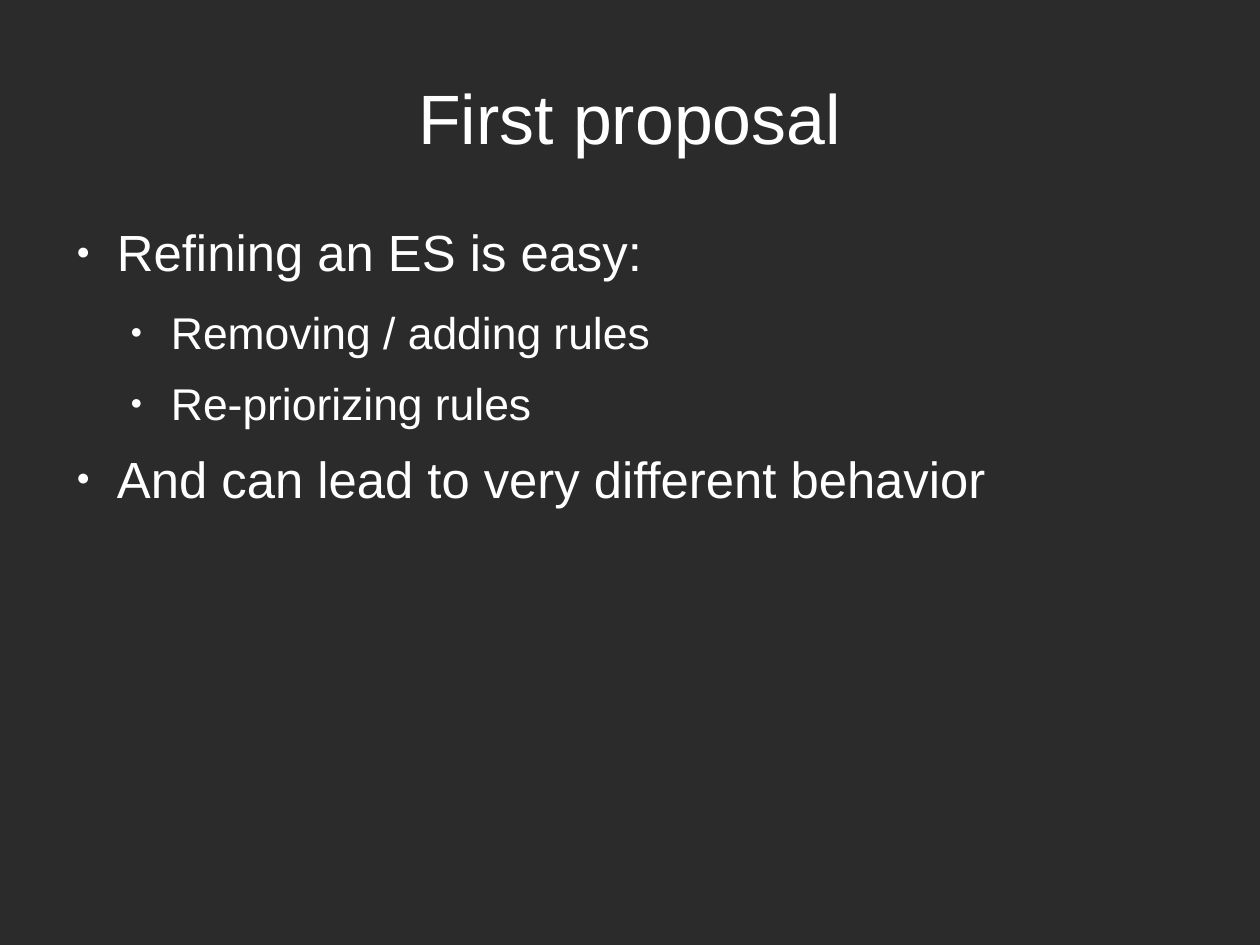
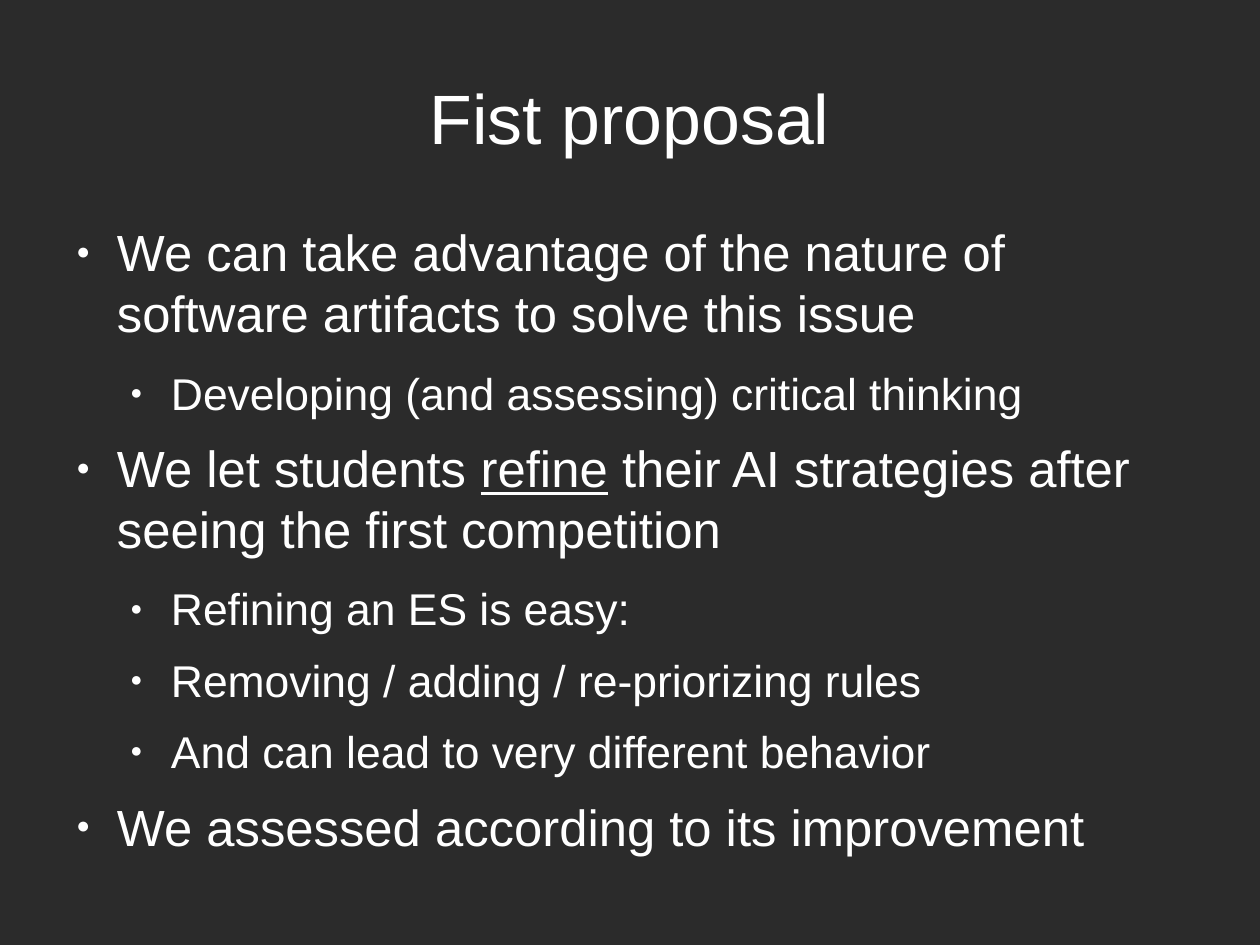
Before and after one commit to rompehielos013013013/gsiege, a slide deck: slide 16 of presentacion/Brunel2014/assessingCompetitions.odp (slide 17 before the commit). Drawn at 1260x945 pixels with LibreOffice and Linux fonts; fonts in the diff are those of the drawing; background and template pictures are left out; a plain dark background stands for a picture behind light text. Boxes give left, top, right and bottom in pixels: in the first picture for what was removed or moved away, otherwise in the second. Text is boxed around its words. In the diff, an @@ line names an element or a change of style, - is before the commit and + after.

```diff
--- a/presentacion/Brunel2014/assessingCompetitions.odp
+++ b/presentacion/Brunel2014/assessingCompetitions.odp
@@ title at (x1=430, y1=93, x2=830, y2=157): text changed @@
-First proposal
+Fist proposal
@@ text at (x1=117, y1=234, x2=1130, y2=559): paragraphs added @@
+● We can take advantage of the nature of software artifacts to solve this issue
+  ● Developing (and assessing) critical thinking
+● We let students refine their AI strategies after seeing the first competition
@@ text at (x1=171, y1=592, x2=930, y2=777): size 32 to 28 pt in "Refining an ES is easy:", "And can lead to very different behavior"; list level 1 to 2 in "Refining an ES is easy:"; list level 1 to 2 in "And can lead to very ..." @@
@@ text at (x1=171, y1=664, x2=921, y2=706): text changed @@
-  ● Removing / adding rules
-  ● Re-priorizing rules
+  ● Removing / adding / re-priorizing rules
@@ text at (x1=117, y1=809, x2=1085, y2=856): paragraph added @@
+● We assessed according to its improvement
```
Also in this commit, not shown: 7 other slides changed, 1 slide added, 3 slides removed.
